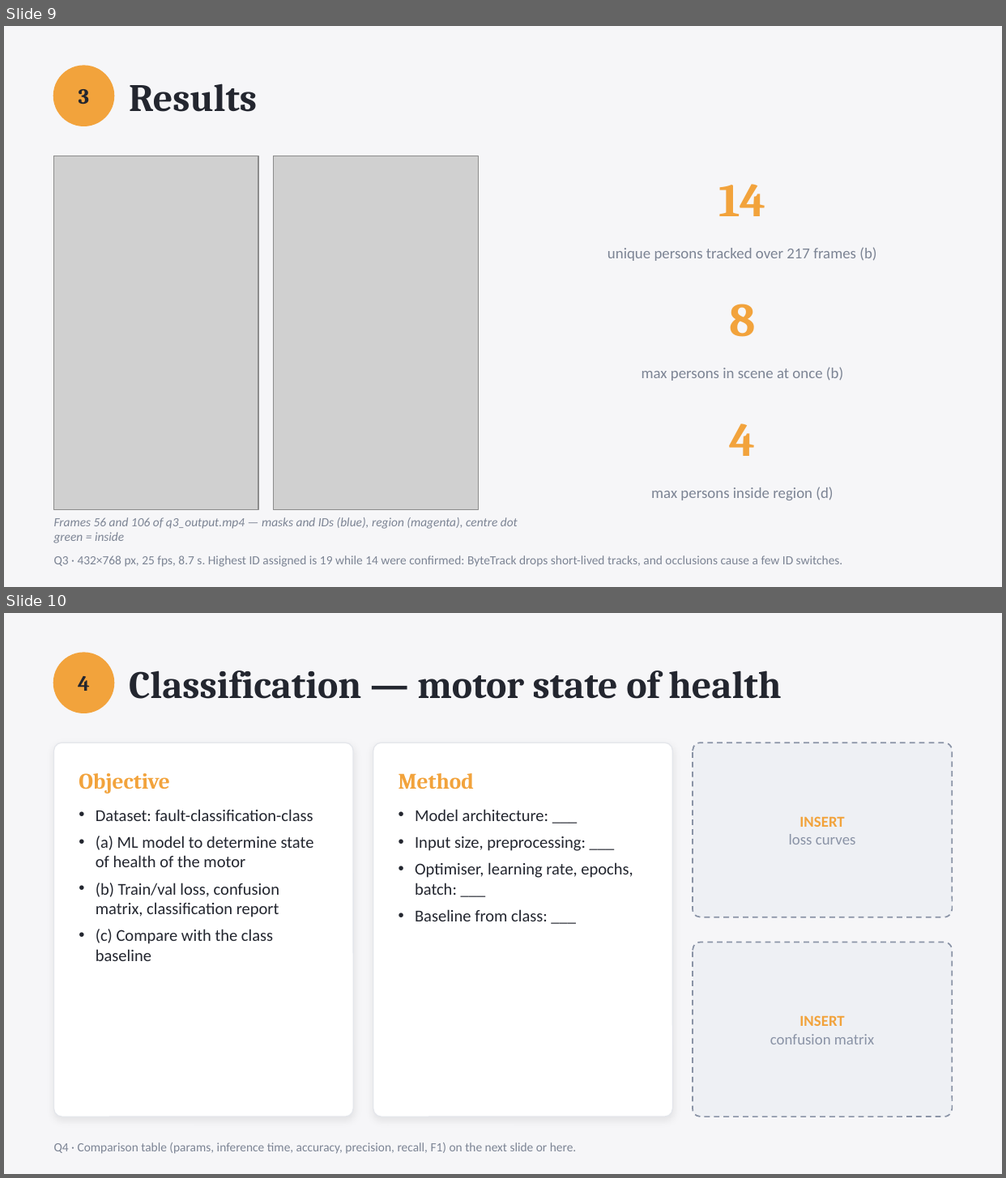
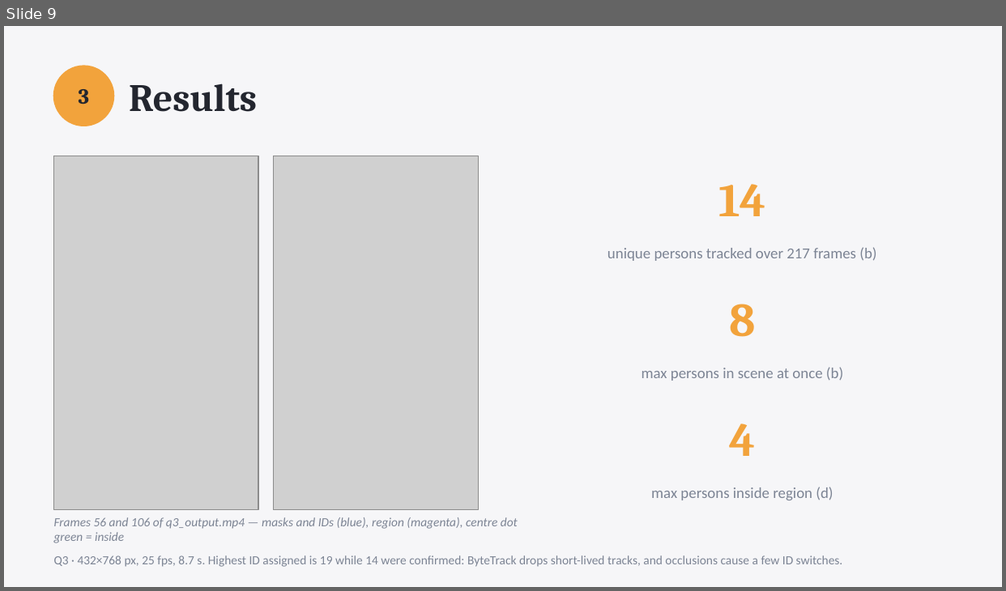
Before and after one commit to AreGundersen/MAS512, a slide deck: Assignment 1/MAS512_assignment1_gr5.pptx. Shown one above the other, each under a label of ours: slides 9 and 10 before the commit, slide 9 after it. The pictures are 1006x1178 and 1006x591 pixels, drawn with LibreOffice and Linux fonts; fonts in the diff are those of the drawing; grey boxes stand for pictures. Boxes give left, top, right and bottom in pixels: in the first picture for what was removed or moved away, otherwise in the second. Text is boxed around its words. In the diff, an @@ line names an element or a change of style, - is before the commit and + after.

```diff
--- a/Assignment 1/MAS512_assignment1_gr5.pptx
+++ b/Assignment 1/MAS512_assignment1_gr5.pptx
@@ slide 10 removed at (4,613,1002,1174), background #F6F6F8 @@
@@ ellipse removed at (54,653,114,713) @@
@@ text removed at (78,676,90,691) @@
-4
@@ text removed at (129,671,781,699) @@
-Classification — motor state of health
@@ rounded rectangle removed at (54,743,353,1117) @@
@@ rounded rectangle removed at (373,743,672,1117) @@
@@ rounded rectangle removed at (692,743,952,918) @@
@@ text removed at (79,773,170,794) @@
-Objective
@@ text removed at (398,773,474,789) @@
-Method
@@ text removed at (96,809,314,961) @@
-• Dataset: fault-classification-class
-• (a) ML model to determine state of health of the motor
-• (b) Train/val loss, confusion matrix, classification report
-• (c) Compare with the class baseline
@@ text removed at (415,809,633,922) @@
-• Model architecture: ___
-• Input size, preprocessing: ___
-• Optimiser, learning rate, epochs, batch: ___
-• Baseline from class: ___
@@ text removed at (789,816,856,845) @@
-INSERT
-loss curves
@@ rounded rectangle removed at (692,943,952,1117) @@
@@ text removed at (770,1016,874,1045) @@
-INSERT
-confusion matrix
@@ text removed at (54,1143,576,1154) @@
-Q4 · Comparison table (params, inference time, accuracy, precision, recall, F1) on the next slide or here.
```
Also in this commit, not shown: 3 slides changed, 7 slides added, 1 other slide removed, 29 other files.
